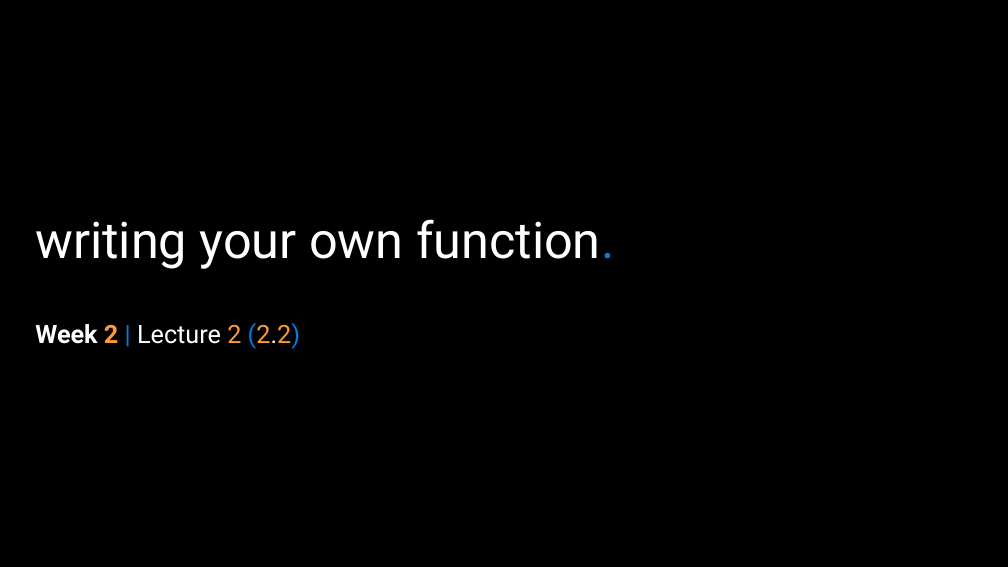
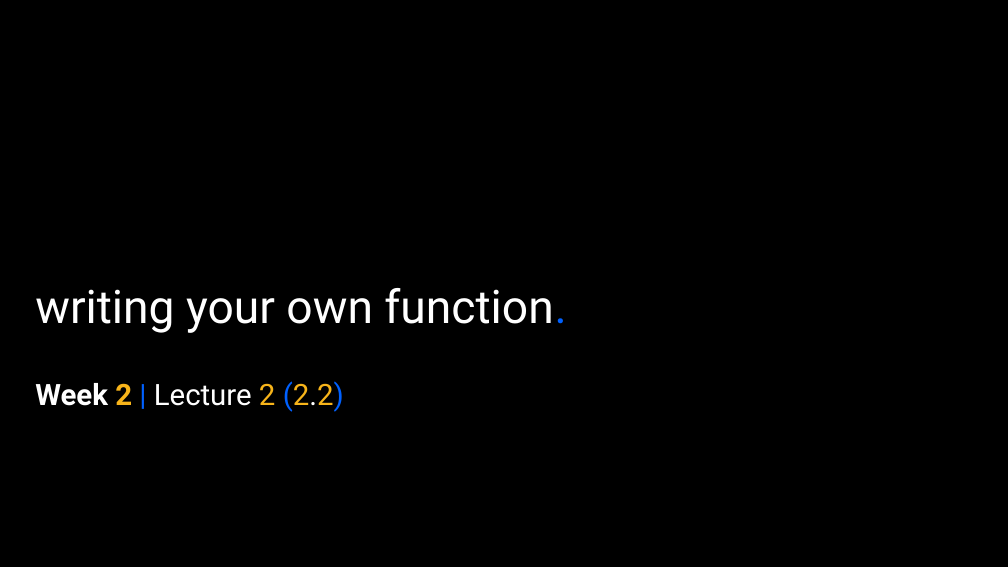
Before and after one commit to APS106/APS106-winter-2024-kinsella-goodfellow, a slide deck: slide 68 of lectures/week2/lecture2/slides/week2_lecture2.pptx. Drawn at 1008x567 pixels with LibreOffice and Linux fonts; fonts in the diff are those of the drawing; background and template pictures are left out. Boxes give left, top, right and bottom in pixels: in the first picture for what was removed or moved away, otherwise in the second. Text is boxed around its words. In the diff, an @@ line names an element or a change of style, - is before the commit and + after.

Commit message:
- Week 2 content

```diff
--- a/lectures/week2/lecture2/slides/week2_lecture2.pptx
+++ b/lectures/week2/lecture2/slides/week2_lecture2.pptx
@@ title "writing your own function.": place and size @@
-title "writing your own function." at [35,219,614,269]
+title "writing your own function." at [35,288,566,333]
@@ title "writing your own function." at [35,288,566,333]: size 48 to 44 pt; text colour #017EE5 to #0061FF in "function."; vertical alignment bottom to middle @@
@@ subtitle "Week 2 | Lecture 2 ...": place and size @@
-subtitle "Week 2 | Lecture 2 ..." at [35,323,300,349]
+subtitle "Week 2 | Lecture 2 ..." at [35,381,344,412]
@@ subtitle "Week 2 | Lecture 2 ..." at [35,381,344,412]: size 24 to 28 pt; text colour #FF9933 to #F7B41A in "2 2 (2.2)"; text colour #017EE5 to #0061FF in "| (2.2)" @@
```
Also in this commit, not shown: 66 other slides changed, 17 other files.
